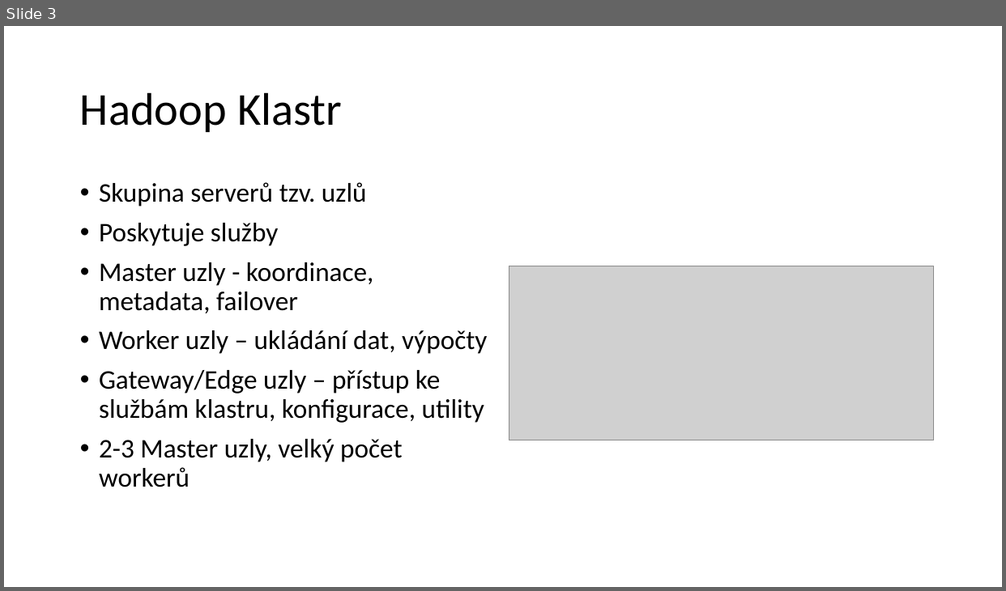
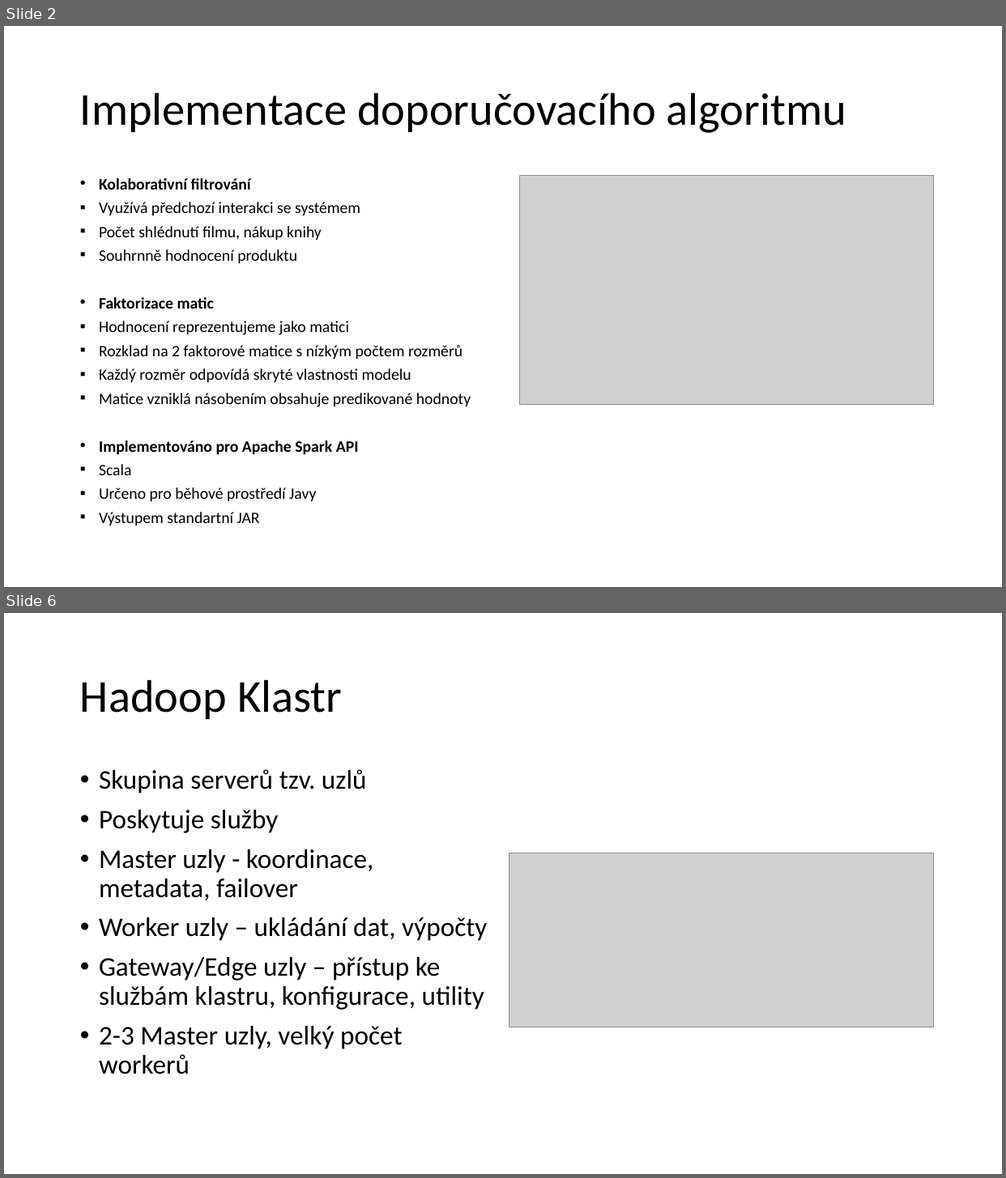
Before and after one commit to barenode/bp, a slide deck: prezentace.pptx. Shown one above the other, each under a label of ours: slide 3 before the commit, slides 2 and 6 after it; the slides between them are not shown. The pictures are 1006x591 and 1006x1178 pixels, drawn with LibreOffice and Linux fonts; fonts in the diff are those of the drawing; grey boxes stand for pictures. Boxes give left, top, right and bottom in pixels: in the first picture for what was removed or moved away, otherwise in the second. Text is boxed around its words. In the diff, an @@ line names an element or a change of style, - is before the commit and + after.

```diff
--- a/prezentace.pptx
+++ b/prezentace.pptx
@@ slide 2 added at bbox=[4, 26, 1002, 587], background #FFFFFF @@
@@ title added at bbox=[80, 92, 846, 133], 44 pt, text #000000 @@
+Implementace doporučovacího algoritmu
@@ text added at bbox=[99, 178, 471, 527], 15.4 pt, text #000000 @@
+• Kolaborativní filtrování
+▪ Využívá předchozí interakci se systémem
+▪ Počet shlédnutí filmu, nákup knihy
+▪ Souhrnně hodnocení produktu
+• Faktorizace matic
+▪ Hodnocení reprezentujeme jako matici
+▪ Rozklad na 2 faktorové matice s nízkým počtem rozměrů
+▪ Každý rozměr odpovídá skryté vlastnosti modelu
+▪ Matice vzniklá násobením obsahuje predikované hodnoty
+• Implementováno pro Apache Spark API
+▪ Scala
+▪ Určeno pro běhové prostředí Javy
+▪ Výstupem standartní JAR
@@ picture added at bbox=[520, 176, 934, 405] @@
@@ what was slide 3 is now slide 6 @@
```
Also in this commit, not shown: 1 slide changed, 10 other slides added, 1 slide removed, 5 other files.
